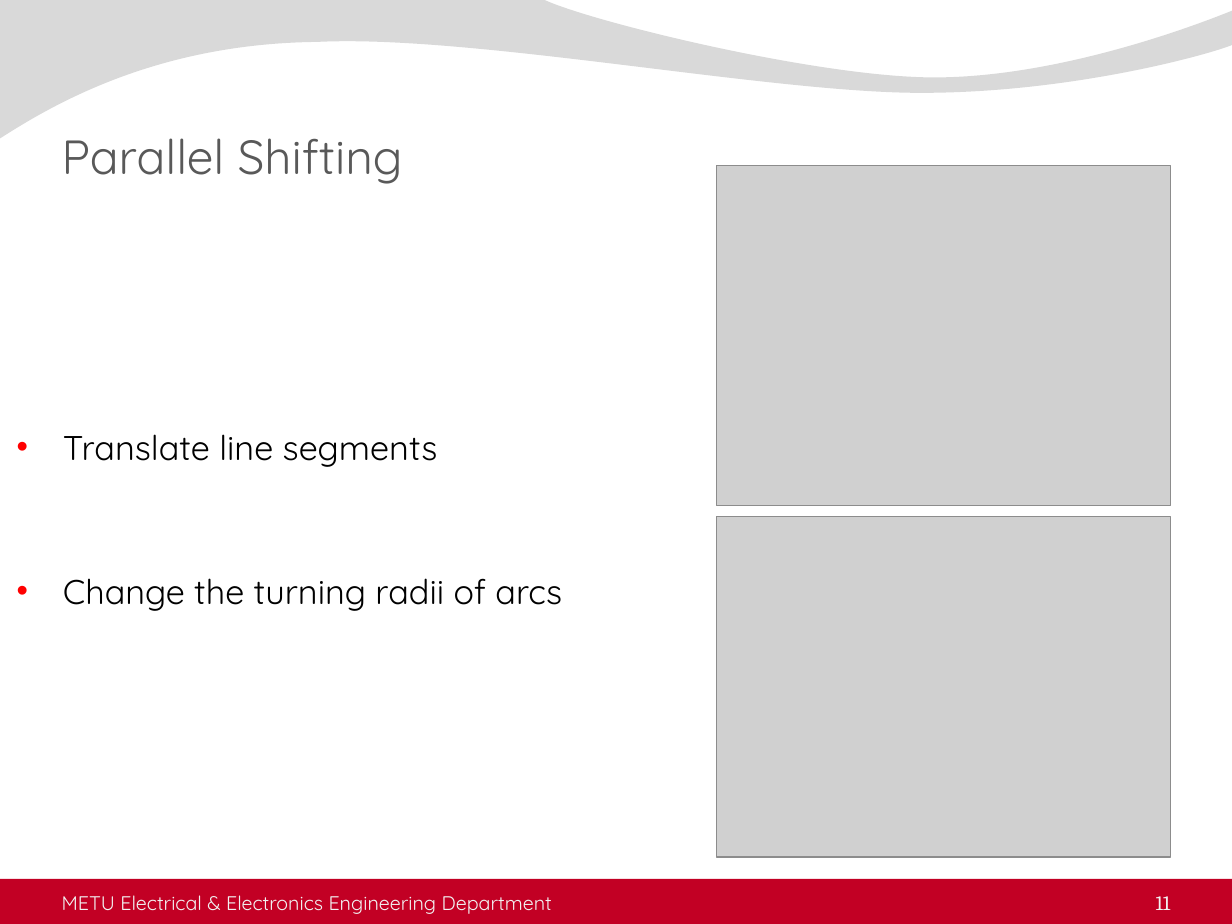
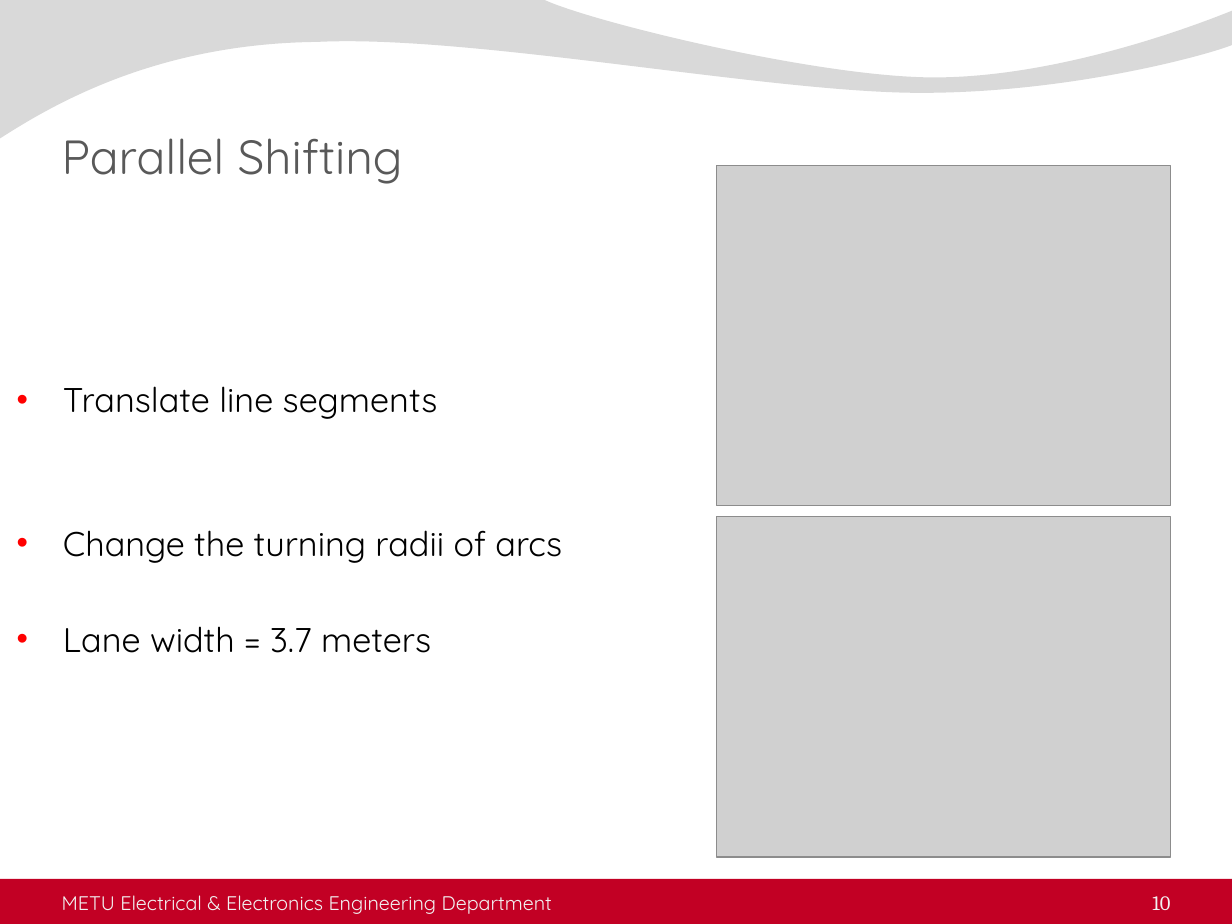
Before and after one commit to AtakanQ/thesis, a slide deck: slide 10 of thesisDefense.pptx (slide 11 before the commit). Drawn at 1232x924 pixels with LibreOffice and Linux fonts; fonts in the diff are those of the drawing; grey boxes stand for pictures; background and template pictures are left out. Boxes give left, top, right and bottom in pixels: in the first picture for what was removed or moved away, otherwise in the second. Text is boxed around its words. In the diff, an @@ line names an element or a change of style, - is before the commit and + after.

```diff
--- a/thesisDefense.pptx
+++ b/thesisDefense.pptx
@@ text at (63,626,431,653): paragraph added @@
+• Lane width = 3.7 meters
@@ page number at (1152,896,1170,910): text changed @@
-11
+10
```
Also in this commit, not shown: 5 other slides changed, 1 slide added, 2 slides removed.
